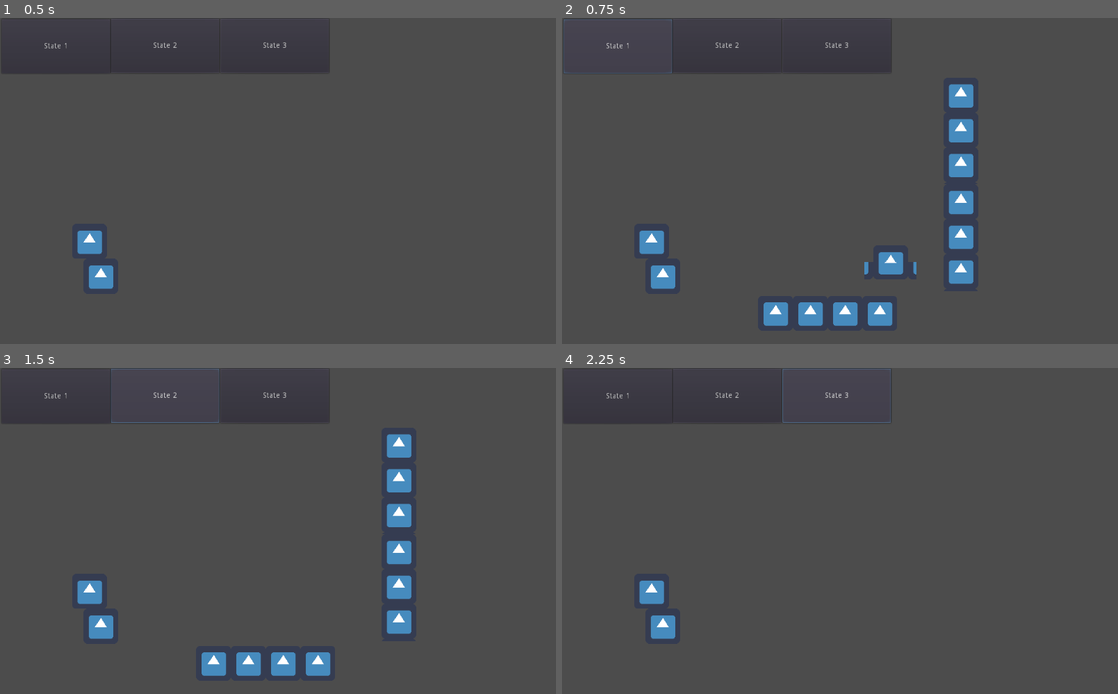
Above: before the commit, frames 1-4 (two rows, left to right).
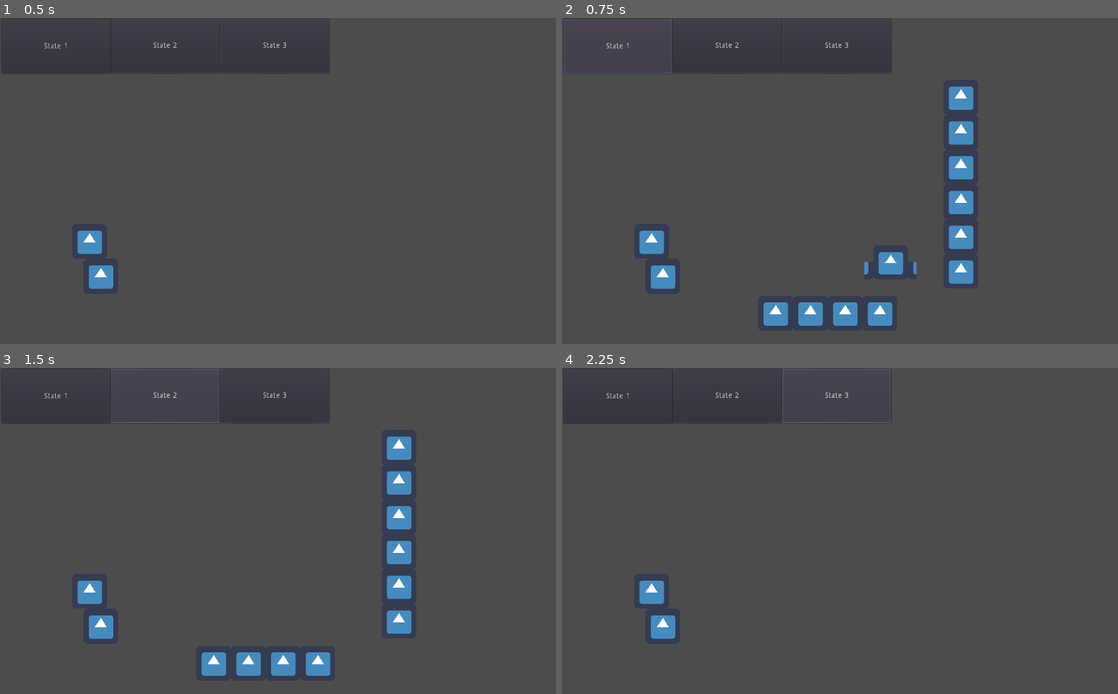
Above: after the commit, the same moments.

Repository: SuddenlyNothing/GodotWildJam37
Game: Godot game, scene res://Scenes/Testing/BixTestScene.tscn
The game is run twice, just before and just after one commit, with the same random seed, the same clock (stepped at 60 frames per second) and the same inputs. This scene is started directly instead of the project's main scene. The engine's default icon, where the game draws it, is replaced by a stand-in: a white triangle on a blue panel in a dark square.
Inputs:
- Up to frame 1 (0.5 s): no input
- Up to frame 2 (0.75 s): click "State 1" at 0.5 s
- Up to frame 3 (1.5 s): click "State 2" at 1.25 s
- Up to frame 4 (2.25 s): click "State 3" at 2 s

Frame 1 is identical in both runs. In frame 2, 0.3% of the frame differs, in the area x 69-74%, y 20-50%; in frame 3, 0.3%; in frame 4, nothing differs.

Commit message:
fix gate sizing issue

Diff:
--- a/Game/Scenes/Objects/Gate.gd
+++ b/Game/Scenes/Objects/Gate.gd
@@ -7,8 +7,8 @@
 onready var bottom_collision := $Bottom/CollisionShape2D
 
 var duration = 1
-var top_bound = 294
-var bottom_bound = 98
+var top_bound = 292
+var bottom_bound = 96
 var trans := Tween.TRANS_SINE
 var easing := Tween.EASE_OUT
 
--- a/Game/Scenes/Objects/Gate.tscn
+++ b/Game/Scenes/Objects/Gate.tscn
@@ -5,31 +5,31 @@
 [ext_resource path="res://icon.png" type="Texture" id=3]
 
 [sub_resource type="RectangleShape2D" id=1]
-extents = Vector2( 32, 98 )
+extents = Vector2( 32, 96 )
 
 [node name="Gate" instance=ExtResource( 1 )]
 script = ExtResource( 2 )
 
 [node name="Top" type="KinematicBody2D" parent="." index="0"]
-position = Vector2( 0, -98 )
+position = Vector2( 0, -96 )
 motion/sync_to_physics = true
 
 [node name="Sprite" type="Sprite" parent="Top" index="0"]
 texture = ExtResource( 3 )
 region_enabled = true
-region_rect = Rect2( 0, 0, 64, 196 )
+region_rect = Rect2( 0, 0, 64, 192 )
 
 [node name="CollisionShape2D" type="CollisionShape2D" parent="Top" index="1"]
 shape = SubResource( 1 )
 
 [node name="Bottom" type="KinematicBody2D" parent="." index="1"]
-position = Vector2( 0, 98 )
+position = Vector2( 0, 96 )
 motion/sync_to_physics = true
 
 [node name="Sprite" type="Sprite" parent="Bottom" index="0"]
 texture = ExtResource( 3 )
 region_enabled = true
-region_rect = Rect2( 0, 0, 64, 196 )
+region_rect = Rect2( 0, 0, 64, 192 )
 
 [node name="CollisionShape2D" type="CollisionShape2D" parent="Bottom" index="1"]
 shape = SubResource( 1 )
